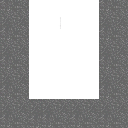
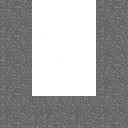
Comparing the layer stacks of the two (128, 128) images. Changes:
painted on "Háttér" over [29, 0, 99, 100]
